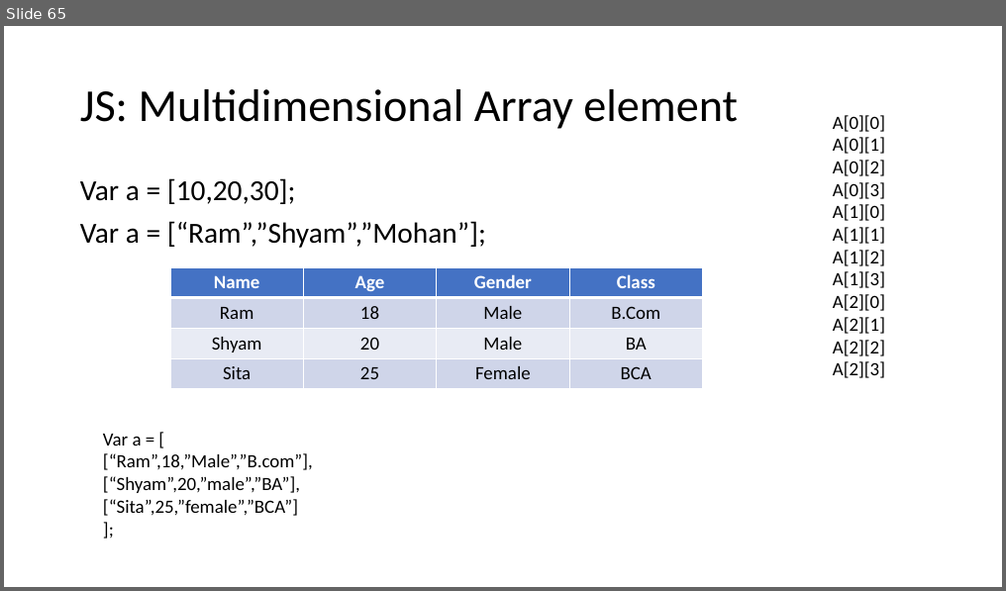
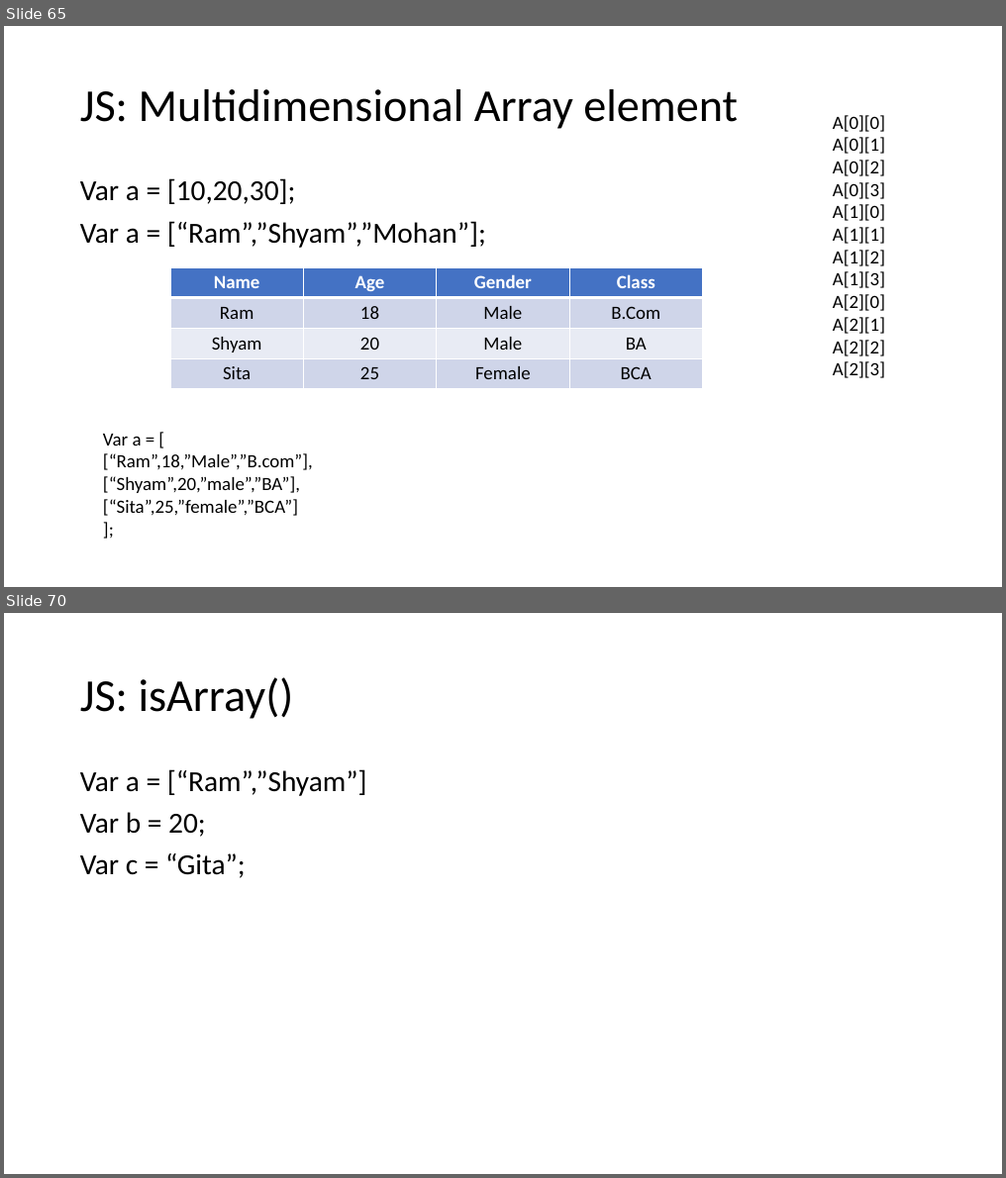
Before and after one commit to PiyushChaturvedii/Batch04, a slide deck: JavaScript.pptx. Shown one above the other, each under a label of ours: slide 65 before the commit, slides 65 and 70 after it; the slides between them are not shown. The pictures are 1006x591 and 1006x1178 pixels, drawn with LibreOffice and Linux fonts; fonts in the diff are those of the drawing. Boxes give left, top, right and bottom in pixels: in the first picture for what was removed or moved away, otherwise in the second. Text is boxed around its words. In the diff, an @@ line names an element or a change of style, - is before the commit and + after.

Commit message:
arrayMethod

```diff
--- a/JavaScript.pptx
+++ b/JavaScript.pptx
@@ slide 70 added at (x1=4, y1=613, x2=1002, y2=1174), background #FFFFFF @@
@@ title added at (x1=80, y1=677, x2=294, y2=719), 44 pt, text #000000 @@
+JS: isArray()
@@ text added at (x1=80, y1=769, x2=367, y2=878), 28 pt, text #000000 @@
+Var a = [“Ram”,”Shyam”]
+Var b = 20;
+Var c = “Gita”;
```
Also in this commit, not shown: 4 other slides added, 2 other files.
